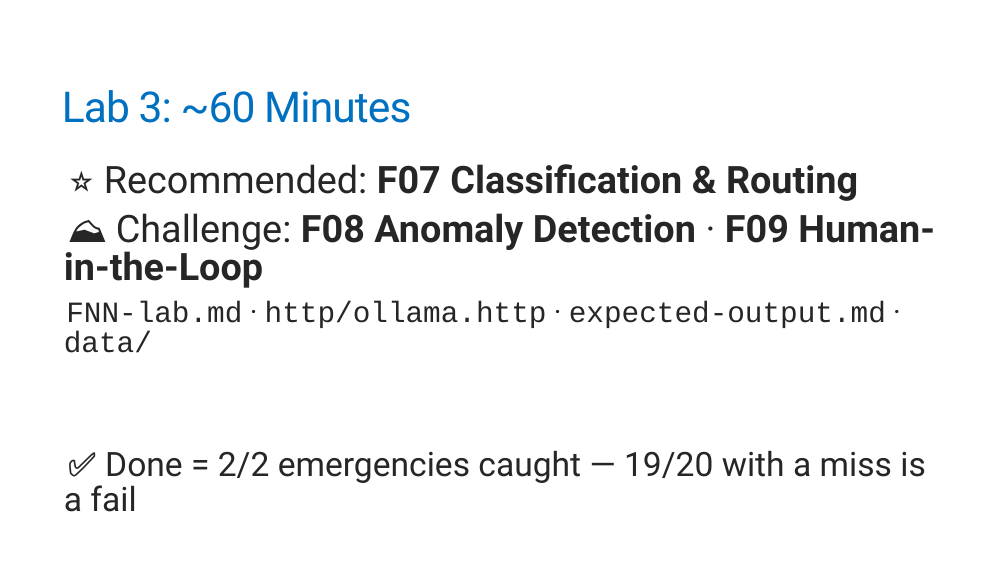
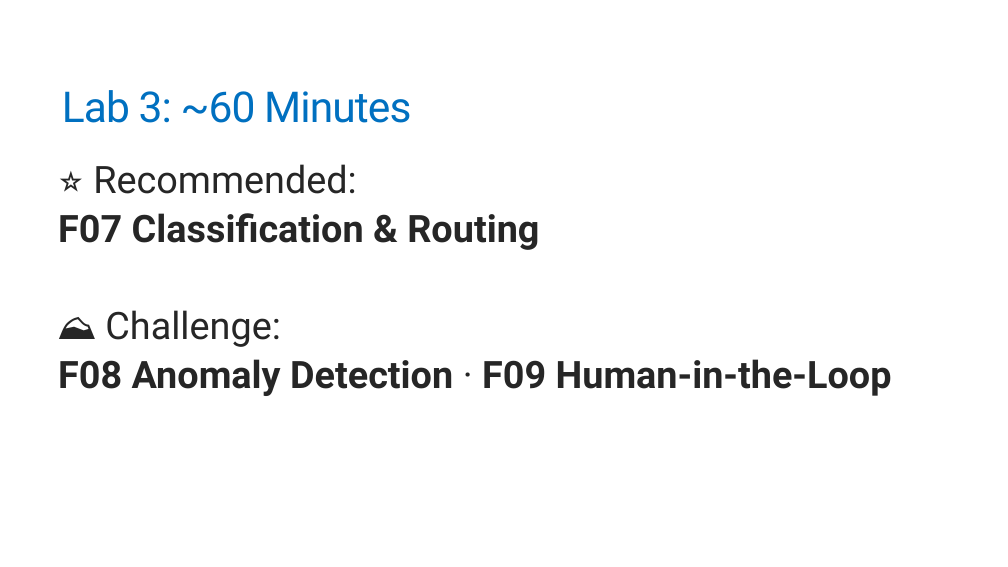
Before and after one commit to trailheadtechnology/10-ai-features-workshop, a slide deck: slide 49 of docs/slides/pptx/M3-deciding.pptx. Drawn at 1008x567 pixels with LibreOffice and Linux fonts; fonts in the diff are those of the drawing. Boxes give left, top, right and bottom in pixels: in the first picture for what was removed or moved away, otherwise in the second. Text is boxed around its words. In the diff, an @@ line names an element or a change of style, - is before the commit and + after.

```diff
--- a/docs/slides/pptx/M3-deciding.pptx
+++ b/docs/slides/pptx/M3-deciding.pptx
@@ text at [58,164,892,396]: text changed; bold on @@
-  ⭐ Recommended: F07 Classification & Routing
-  ⛰️ Challenge: F08 Anomaly Detection · F09 Human-in-the-Loop
-  FNN-lab.md · http/ollama.http · expected-output.md · data/
-  ✅ Done = 2/2 emergencies caught — 19/20 with a miss is a fail
+⭐ Recommended:
+F07 Classification & Routing
+⛰️ Challenge:
+F08 Anomaly Detection · F09 Human-in-the-Loop
```
Also in this commit, not shown: 3 other slides changed, 16 other files.
